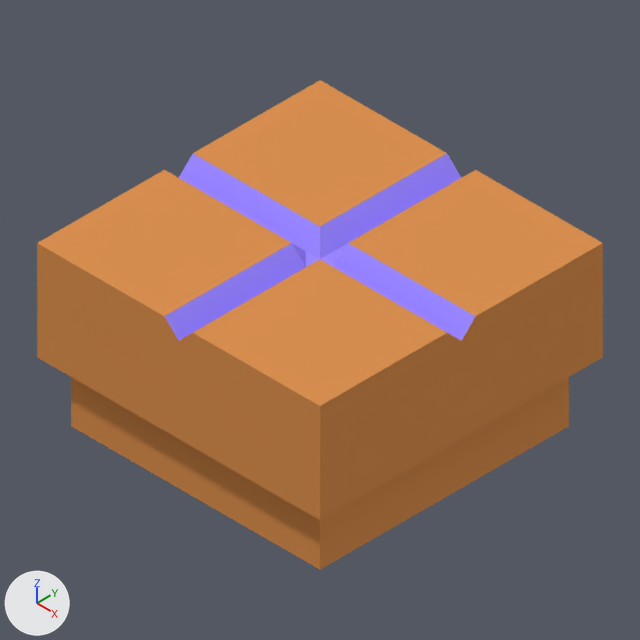
The Blender file graphics/3D/goban_pieces/V1/goban_piece_middle.blend as it was, and as the next commit left it.
The view is the same before and after, from the file's camera 'Camera'. Arrows for +X, +Y and +Z are at lower left; the lights stay in place.

Script lines for the objects in view, before the commit:
```python
me_cube_024 = bpy.data.meshes.new('Cube.024')
me_cube_024.from_pydata(...)  # 37 vertices, 29 faces; spans x -1.0..1.0, y -1.0..1.0, z -0.12..1.0
# faces by material slot: [15, 14]
me_cube_024.materials.append(mat_material)  # blue #a38fff
me_cube_024.materials.append(mat_material_014)  # orange #db9151
ob_cube = bpy.data.objects.new('Cube', me_cube_024)
ob_cube.location = (0.0, 0.0, 0.0)
```
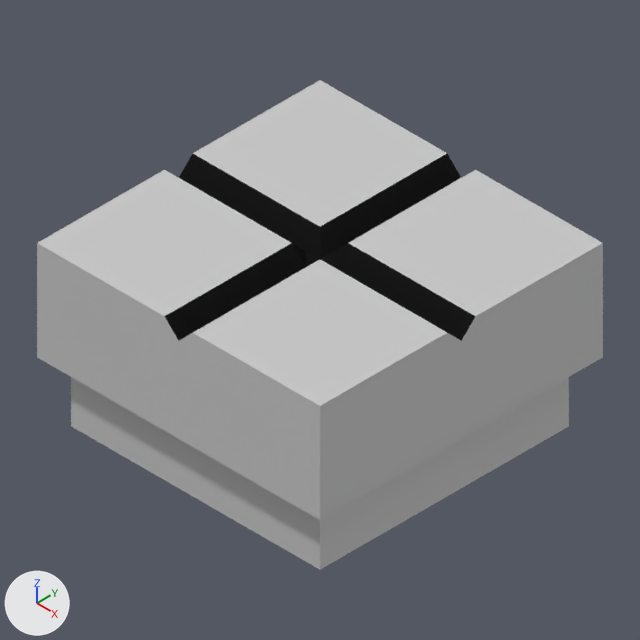
The change, as a list of edits to the scene's bpy script:
```text
Add mat_white:
    mat_white = diffuse_material('White')
    mat_white.base_color = (0.581, 0.581, 0.581)  # light grey #c9c9c9
Add mat_black:
    mat_black = diffuse_material('Black')
    mat_black.base_color = (0.01, 0.01, 0.01)  # black #191919
    mat_black.roughness = 0.2
Change me_cube_024:
    where me_cube_024.from_pydata(...)  # 37 vertices, 29 faces; spans x -1.0..1.0, y -1.0..1.0, z -0.12..1.0
    used by ob_cube; location = (0.0, 0.0, 0.0)
    me_cube_024 part 1: all 15 faces that had it switch from mat_material (blue #a38fff) to mat_black (black #191919)
    me_cube_024 part 2: all 14 faces that had it switch from mat_material_014 (orange #db9151) to mat_white (light grey #c9c9c9)
```

Changed parts and their boxes (x1, y1, x2, y2) in the pictures (640 x 640 px):
part 1 of me_cube_024, recoloured (blue to black): (165, 154, 475, 341) in both
part 2 of me_cube_024, recoloured (orange to grey): (37, 80, 603, 570) in both
